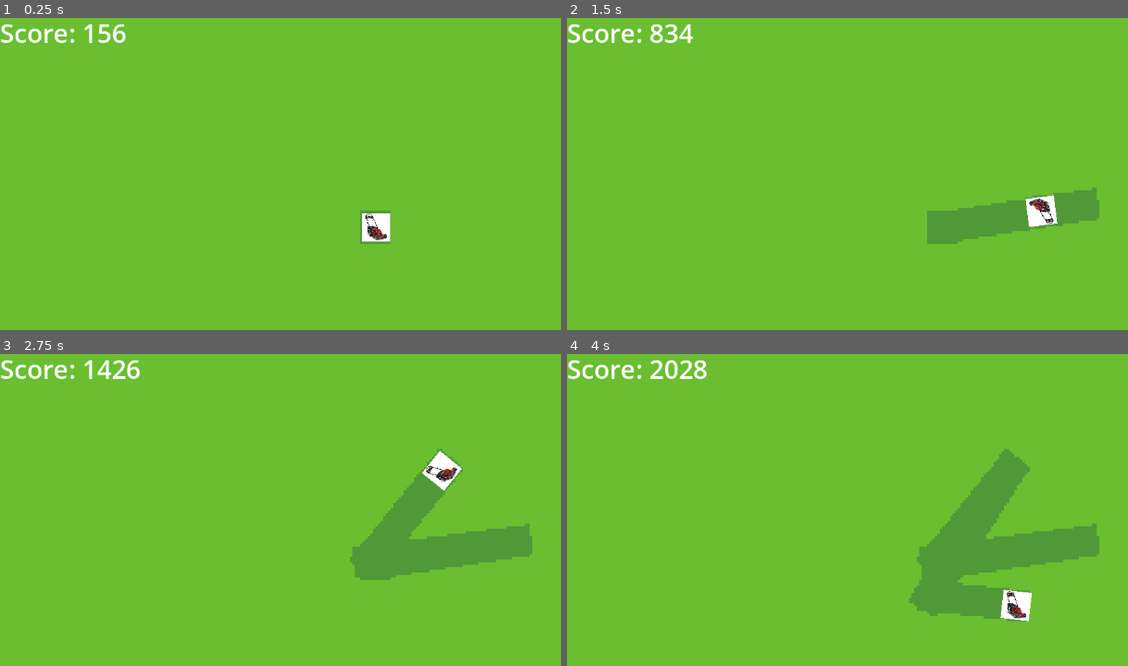
Above: before the commit, frames 1-4 (two rows, left to right).
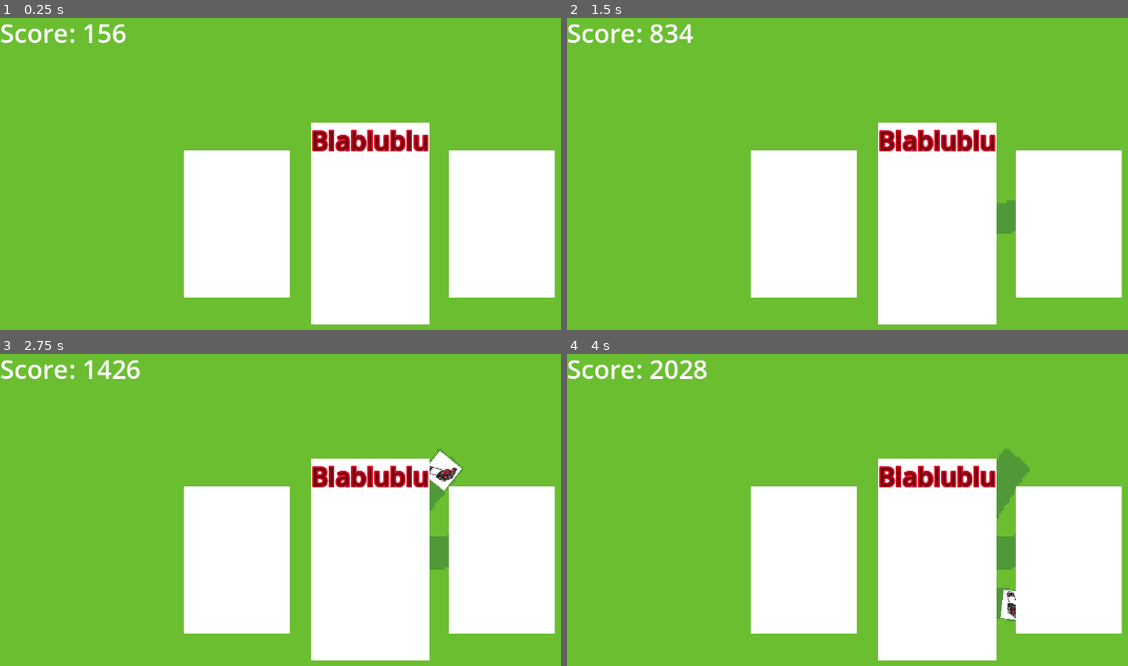
Above: after the commit, the same moments.

Repository: AnanasekE/LawnMowah
Game: Godot game, scene res://levels/level_1.tscn
Two runs of this game, one before a commit and one after it. Both use one fixed random seed, a clock stepped at 60 frames per second and the inputs below.
Inputs (mouse positions are in pixels of both pictures, inside the frame that each line leads up to):
- Up to frame 1 (0.25 s): no input
- Up to frame 2 (1.5 s): tap Enter at 0.5 s; move the mouse to (1099, 202) at 0.52 s; press the mouse at (1099, 202) at 0.53 s; move the mouse to (791, 245) at 1.27 s; release the mouse at (791, 245) at 1.28 s; click (791, 245) at 1.35 s
- Up to frame 3 (2.75 s): move the mouse to (443, 466) at 2.02 s; press the mouse at (443, 466) at 2.03 s
- Up to frame 4 (4 s): move the mouse to (897, 644) at 2.77 s; release the mouse at (897, 644) at 2.78 s; click (897, 644) at 2.85 s; move the mouse to (outside the picture) at 3.52 s; press the mouse at (outside the picture) at 3.53 s

The runs differ from the first frame. In frame 1, 31% of the frame differs, in the area x 32-100%, y 33-99%; in frame 2, 31%; in frame 3, 32%; in frame 4, 31%.

Commit message:
stuff mainly cards

Diff:
--- /dev/null
+++ b/Cards/Buffs.gd
@@ -0,0 +1,7 @@
+extends Object
+class_name Buffs
+
+var buffs:Dictionary= {}
+
+func _init(stat:String,value:float):
+	buffs.merge({stat:value})
--- /dev/null
+++ b/Cards/Card.gd
@@ -0,0 +1,35 @@
+extends Node
+class_name Card
+
+var card_name:String
+var buff:Dictionary
+var nerf:Dictionary
+
+enum Statistics {MOWING_EFFICIENCY,MOWER_SPEED,MOWER_SCALE}
+
+func _init():
+	var type:int = randi_range(0,2)
+	if type == 0:
+		buff[Statistics.MOWING_EFFICIENCY] = randi_range(0,50)
+	if type == 1:
+		buff[Statistics.MOWER_SCALE] = randi_range(0,50)
+	if type == 2:
+		buff[Statistics.MOWER_SPEED] = randi_range(0,50)
+
+	var type2:int = randi_range(0,2)
+	if type2 == 0:
+		nerf[Statistics.MOWING_EFFICIENCY] = randi_range(0,50)
+	if type2 == 1:
+		nerf[Statistics.MOWER_SCALE] = randi_range(0,50)
+	if type2 == 2:
+		nerf[Statistics.MOWER_SPEED] = randi_range(0,50)
+
+func get_buff_stat():
+	return buff.keys()[0]
+func get_buff_value():
+	return buff[get_buff_stat()]
+
+func get_nerf_stat():
+	return nerf.keys()[0]
+func get_nerf_value():
+	return nerf[get_nerf_stat()]
--- /dev/null
+++ b/Scenes/CardPicker.gd
@@ -0,0 +1,25 @@
+extends Button
+
+@export var BuffLabel:Label
+@export var NerfLabel:Label
+
+var buff
+var nerf
+var card:Card
+@onready var card_box:Control = %CardBox
+
+func send_upgrades():
+	# activate signals
+	# hide cards
+	Signals.upgrade_player_mowing_efficiency.emit(0)
+	Signals.upgrade_player_speed.emit(0)
+	Signals.upgrade_player_size.emit(0)
+	card_box.hide()
+
+func _on_pressed():
+	pass
+func reroll():
+	card = Card.new()
+
+	BuffLabel.text = str(card.get_buff_stat()) +": +"+ str(card.get_buff_value())
+	NerfLabel.text = str(card.get_nerf_stat()) +": +"+ str(card.get_nerf_value())
--- a/Scenes/UI.tscn
+++ b/Scenes/UI.tscn
@@ -1,6 +1,7 @@
-[gd_scene load_steps=3 format=3 uid="uid://ds4ykypanqn71"]
+[gd_scene load_steps=4 format=3 uid="uid://ds4ykypanqn71"]
 
 [ext_resource type="Script" path="res://OtherScripts/ScoreCounter.gd" id="1_6k3m5"]
+[ext_resource type="Script" path="res://Scenes/CardPicker.gd" id="2_cevko"]
 
 [sub_resource type="LabelSettings" id="LabelSettings_o12ky"]
 font_size = 40
@@ -18,7 +19,7 @@
 script = ExtResource("1_6k3m5")
 
 [node name="CardBox" type="Control" parent="."]
-visible = false
+unique_name_in_owner = true
 layout_mode = 3
 anchors_preset = 15
 anchor_right = 1.0
@@ -40,6 +41,16 @@
 grow_horizontal = 2
 grow_vertical = 2
 
+[node name="Name" type="Label" parent="CardBox/Card1"]
+layout_mode = 1
+anchors_preset = 10
+anchor_right = 1.0
+offset_bottom = 23.0
+grow_horizontal = 2
+text = "Blablublu"
+label_settings = SubResource("LabelSettings_o12ky")
+horizontal_alignment = 1
+
 [node name="Buff" type="Label" parent="CardBox/Card1"]
 layout_mode = 1
 anchors_preset = 10
@@ -49,6 +60,26 @@
 text = "Blablublu"
 label_settings = SubResource("LabelSettings_o12ky")
 horizontal_alignment = 1
+
+[node name="Nerf" type="Label" parent="CardBox/Card1"]
+layout_mode = 1
+anchors_preset = 10
+anchor_right = 1.0
+offset_bottom = 23.0
+grow_horizontal = 2
+text = "Blablublu"
+label_settings = SubResource("LabelSettings_o12ky")
+horizontal_alignment = 1
+
+[node name="Button" type="Button" parent="CardBox/Card1"]
+modulate = Color(1, 1, 1, 0)
+layout_mode = 1
+anchors_preset = 15
+anchor_right = 1.0
+anchor_bottom = 1.0
+grow_horizontal = 2
+grow_vertical = 2
+script = ExtResource("2_cevko")
 
 [node name="Card2" type="ColorRect" parent="CardBox"]
 layout_mode = 1
@@ -77,3 +108,5 @@
 offset_bottom = 114.5
 grow_horizontal = 2
 grow_vertical = 2
+
+[connection signal="pressed" from="CardBox/Card1/Button" to="CardBox/Card1/Button" method="_on_pressed"]
